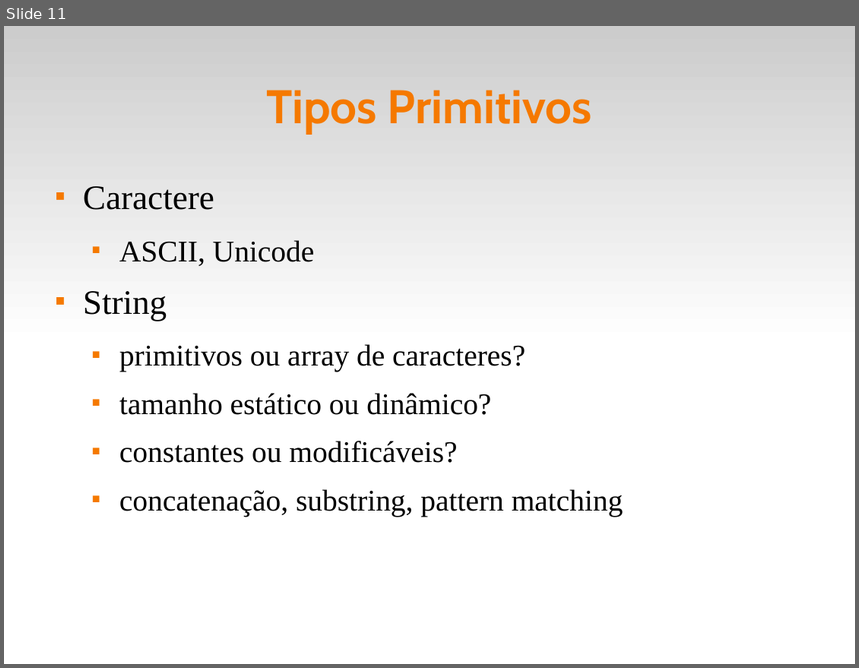
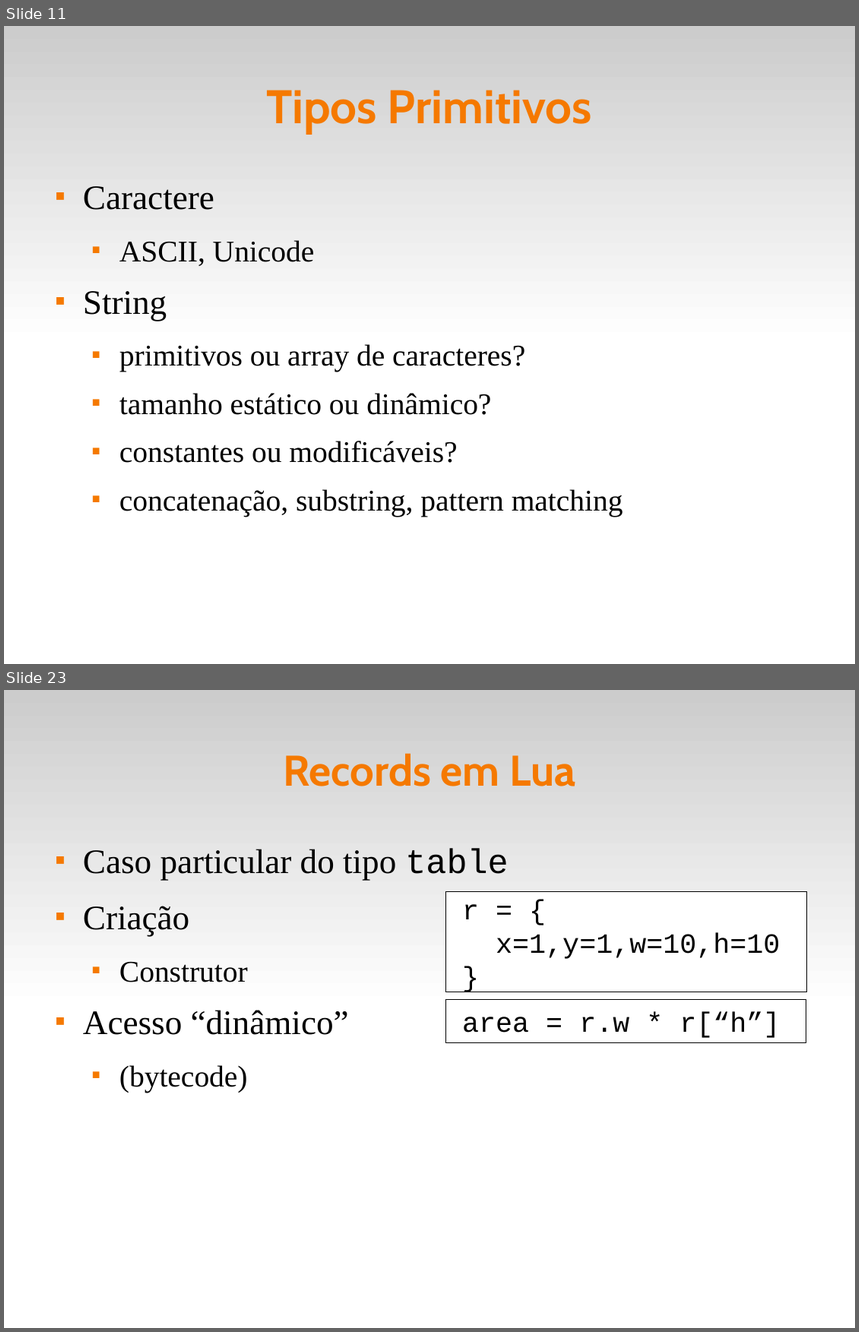
Before and after one commit to fsantanna-uerj/EDL, a slide deck: slides/edl-05-data.odp. Shown one above the other, each under a label of ours: slide 11 before the commit, slides 11 and 23 after it; the slides between them are not shown. The pictures are 859x668 and 859x1332 pixels, drawn with LibreOffice and Linux fonts; fonts in the diff are those of the drawing. Boxes give left, top, right and bottom in pixels: in the first picture for what was removed or moved away, otherwise in the second. Text is boxed around its words. In the diff, an @@ line names an element or a change of style, - is before the commit and + after.

```diff
--- a/slides/edl-05-data.odp
+++ b/slides/edl-05-data.odp
@@ slide 23 added at [4,690,855,1328], background #FFFFFF; not listed: 1 template element that a slide beside it also shows @@
@@ title added at [283,753,576,787], 40 pt, text #F57900, bold @@
+Records em Lua
@@ text added at [83,849,508,1093], 32 pt, text #000000 @@
+■ Caso particular do tipo table
+■ Criação
+  ■ Construtor
+■ Acesso “dinâmico”
+  ■ (bytecode)
@@ rectangle added at [446,892,807,992], fill #FFFFFF, outline #000000 0 pt, 26 pt, text #000000 @@
+r = {
+x=1,y=1,w=10,h=10
+}
@@ rectangle added at [446,1000,807,1043], fill #FFFFFF, outline #000000 0 pt, 26 pt, text #000000 @@
+area = r.w * r[“h”]
```
Also in this commit, not shown: 4 slides changed, 8 other slides added, 4 other files.
